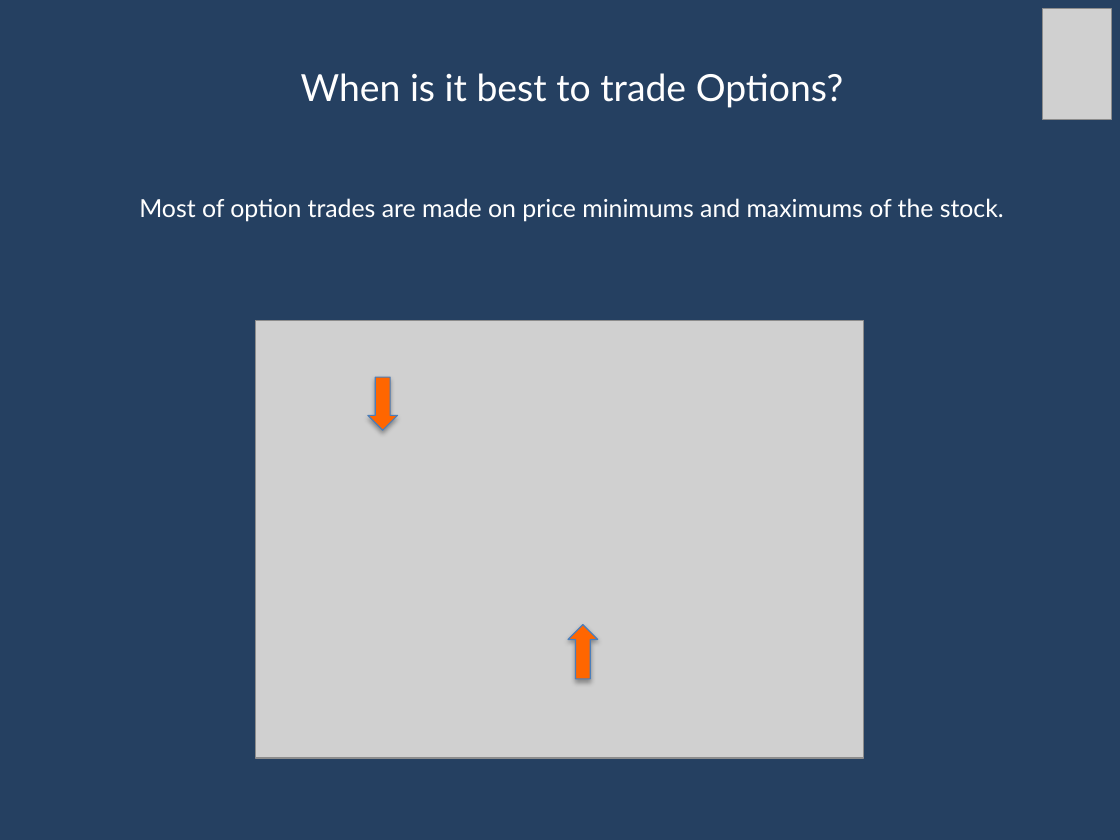
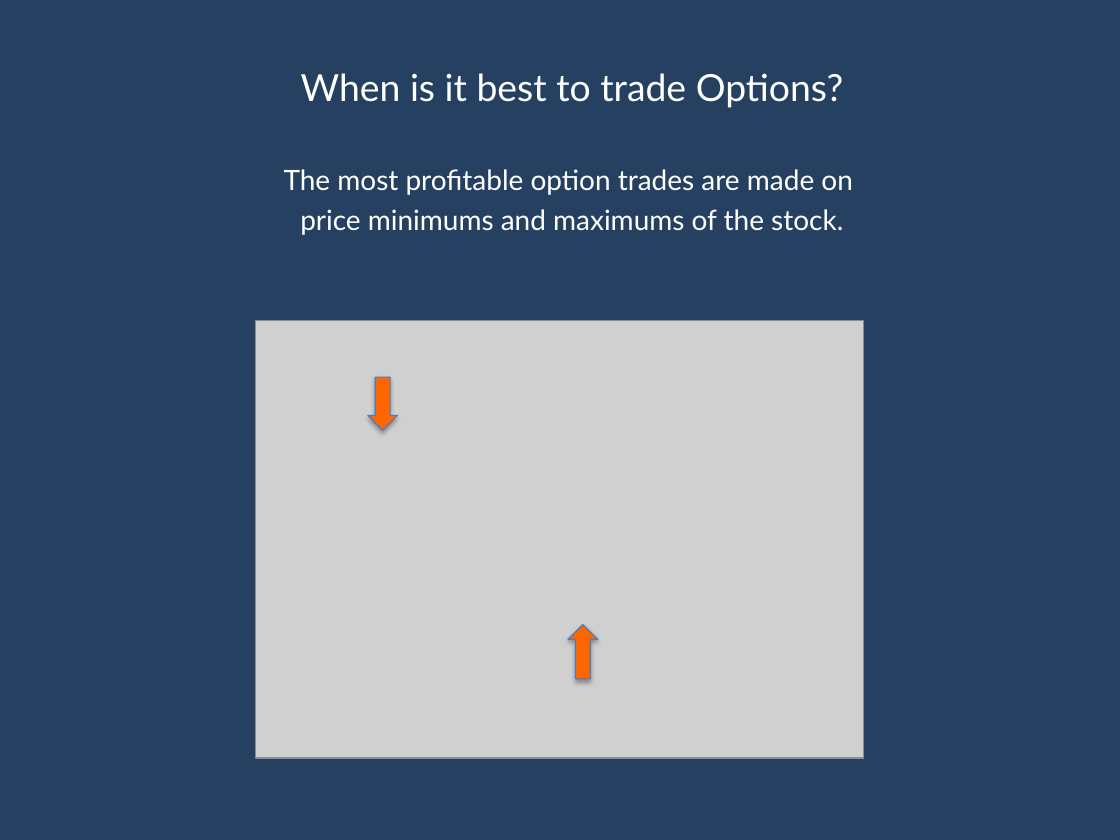
Before and after one commit to marcolunardi/metis, a slide deck: slide 3 of final_project/Metis Kojak.pptx. Drawn at 1120x840 pixels with LibreOffice and Linux fonts; fonts in the diff are those of the drawing; grey boxes stand for pictures. Boxes give left, top, right and bottom in pixels: in the first picture for what was removed or moved away, otherwise in the second. Text is boxed around its words. In the diff, an @@ line names an element or a change of style, - is before the commit and + after.

```diff
--- a/final_project/Metis Kojak.pptx
+++ b/final_project/Metis Kojak.pptx
@@ picture removed at (1043, 9, 1111, 120) @@
@@ text at (284, 169, 853, 235): text changed; size 16 to 18 pt @@
-Most of option trades are made on price minimums and maximums of the stock.
+The most profitable option trades are made on
+price minimums and maximums of the stock.
```
Also in this commit, not shown: 8 other slides changed, 4 other files.
